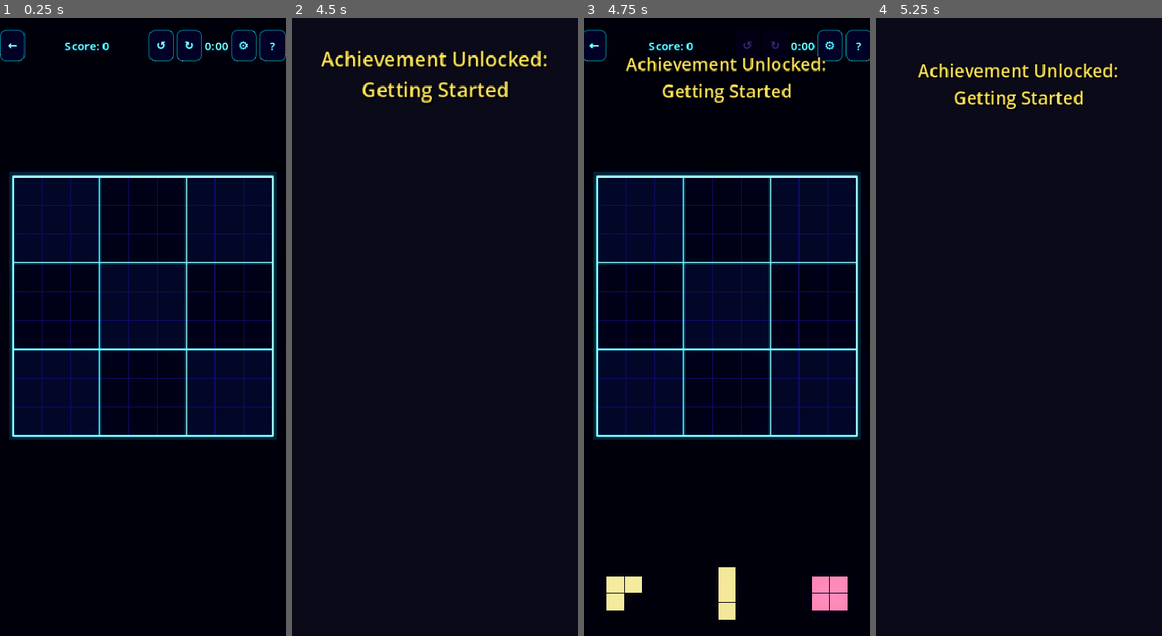
Above: before the commit, frames 1-4 (left to right).
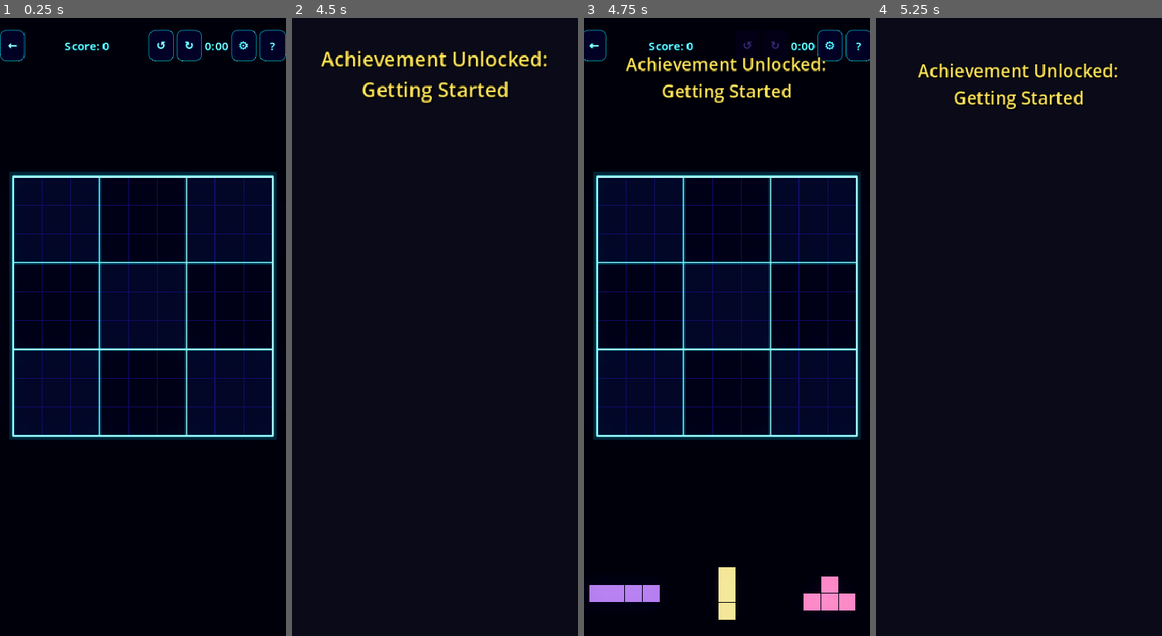
Above: after the commit, the same moments.

Repository: mchambers-mojang/sweet-vinegar-games
Game: Godot game, scene res://scenes/blockudoku_game.tscn
The game is run twice, just before and just after one commit, with the same random seed, the same clock (stepped at 60 frames per second) and the same inputs. This scene is started directly instead of the project's main scene.
Inputs:
- Up to frame 1 (0.25 s): no input
- Up to frame 2 (4.5 s): click "←" at 0.5 s; click "New Game" at 1.25 s; click "New Game" at 2 s; click "Continue" at 2.75 s; click "Continue" at 3.5 s; click "Start New" at 4.25 s
- Up to frame 3 (4.75 s): no input
- Up to frame 4 (5.25 s): click "←" at 5 s

Frames 1-2 are identical in both runs. In frame 3, 1.3% of the frame differs, in the area x 1-95%, y 90-96%; in frame 4, nothing differs.

Commit message:
fix: Reduce 2-cell piece frequency (2.0 → 0.5 weight)
- Dominoes are now the rarest standard piece alongside singles
- Bell curve: 3-4 cells dominant, 5 moderate, 2/6 rare, 1 very rare

Co-authored-by: Copilot <223556219+Copilot@users.noreply.github.com>

Diff:
--- a/scripts/blockudoku/blockudoku_shapes.gd
+++ b/scripts/blockudoku/blockudoku_shapes.gd
@@ -225,8 +225,8 @@
 
 ## Weight per cell count — bell curve favoring 3-4 cell pieces
 const SIZE_WEIGHTS := {
-	1: 0.5,
-	2: 2.0,
+	1: 0.2,
+	2: 0.5,
 	3: 4.0,
 	4: 4.0,
 	5: 1.5,
